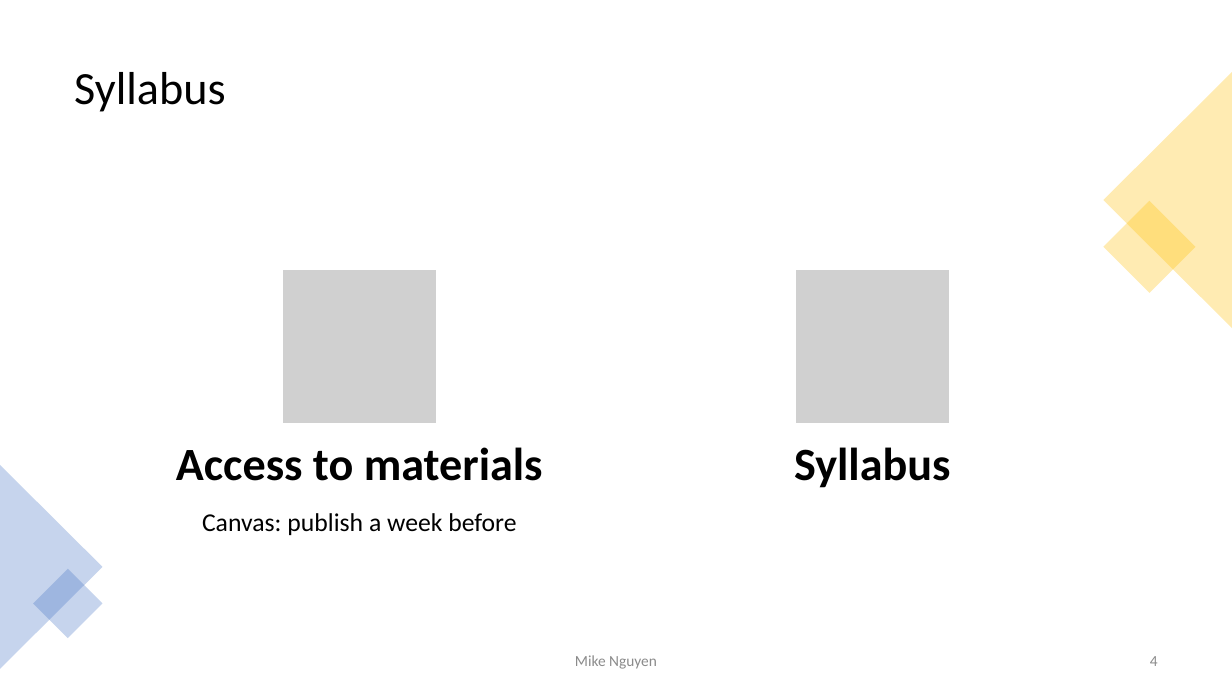
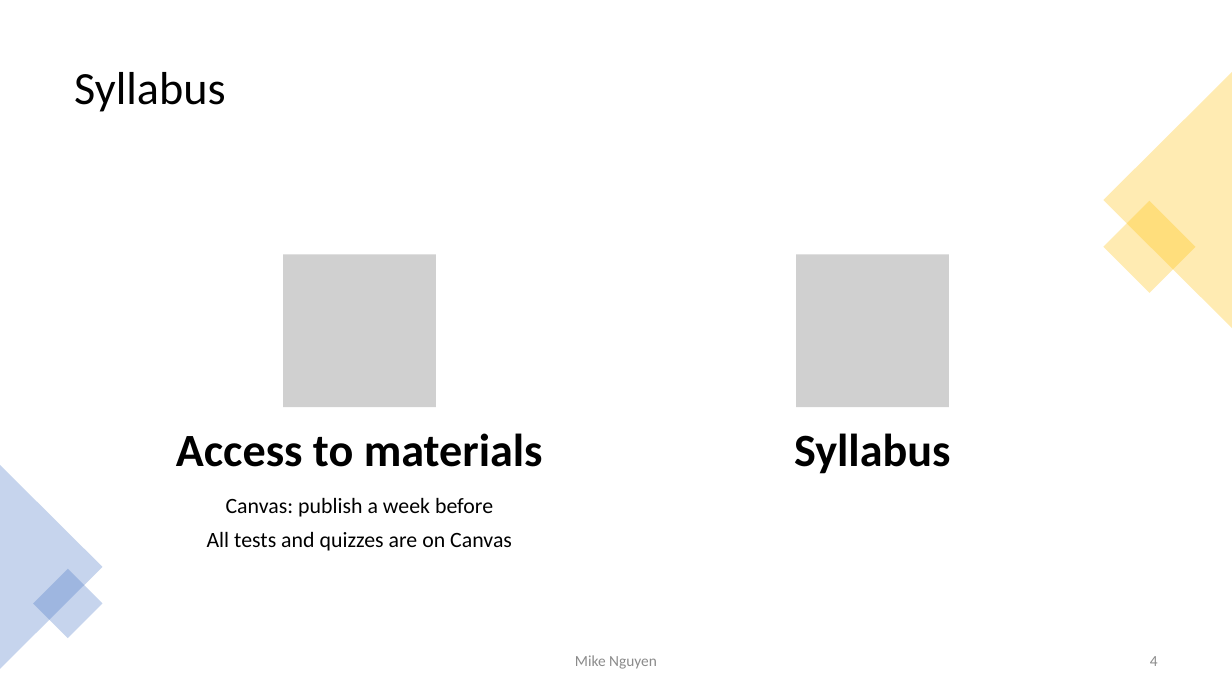
Before and after one commit to mikenguyen13/mar4050, a slide deck: slide 4 of lectures/1/1_Introduction to Marketing Research.pptx. Drawn at 1232x693 pixels with LibreOffice and Linux fonts; fonts in the diff are those of the drawing; grey boxes stand for pictures. Boxes give left, top, right and bottom in pixels: in the first picture for what was removed or moved away, otherwise in the second. Text is boxed around its words. In the diff, an @@ line names an element or a change of style, - is before the commit and + after.

```diff
--- a/lectures/1/1_Introduction to Marketing Research.pptx
+++ b/lectures/1/1_Introduction to Marketing Research.pptx
@@ 2 texts, 2 pictures: place and size @@
-2 texts, 2 pictures at [176,270,950,488]
+2 texts, 2 pictures at [176,254,950,474]
@@ text "Canvas: publish a week before": place and size @@
-text "Canvas: publish a week before" at [202,513,516,535]
+text "Canvas: publish a week before" at [207,498,512,551]
@@ text at [226,498,493,517]: size 20 to 17 pt in "Canvas: publish a week before"; less space between paragraphs @@
@@ text at [207,532,512,551]: paragraph added @@
+All tests and quizzes are on Canvas
```
Also in this commit, not shown: 5 other slides changed, 1 slide added, 9 other files.
